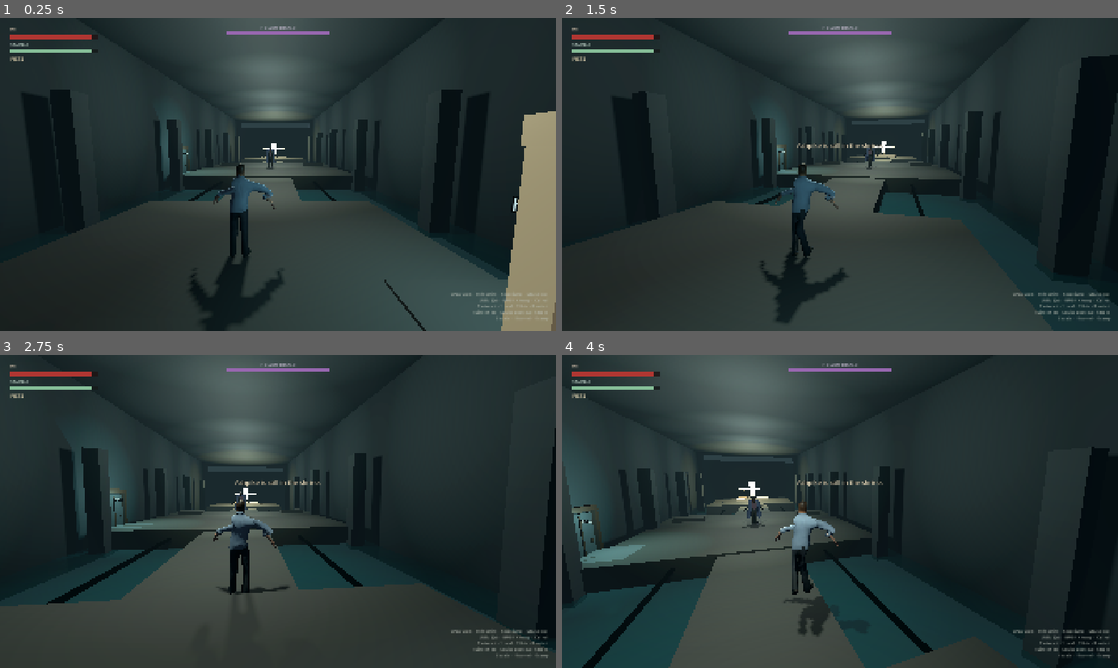
Above: before the commit, frames 1-4 (two rows, left to right).
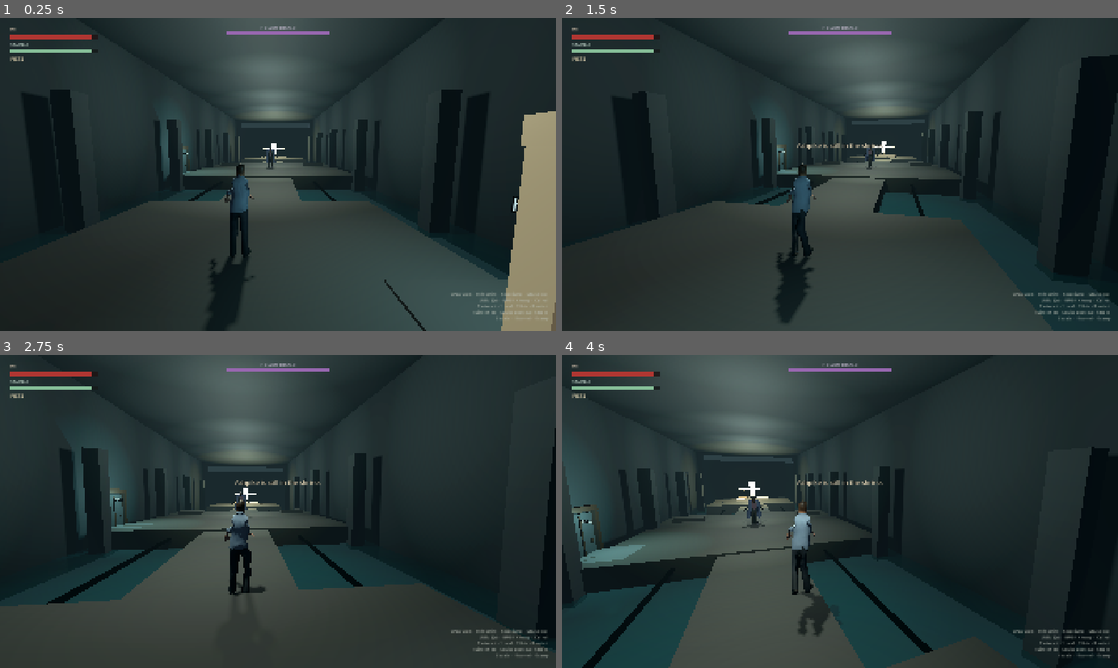
Above: after the commit, the same moments.

Repository: myat93/line7
Game: Godot game, scene res://main.tscn
The game is run twice, just before and just after one commit, with the same random seed, the same clock (stepped at 60 frames per second) and the same inputs.
Inputs (mouse positions are in pixels of both pictures, inside the frame that each line leads up to):
- Up to frame 1 (0.25 s): no input
- Up to frame 2 (1.5 s): tap Enter at 0.5 s; move the mouse to (867, 174) at 0.52 s; hold Shift (sprint) 0.53-1.28 s; hold W (move_forward) from 0.53 s (still down); click (867, 174) at 0.67 s; tap Space (jump) at 0.77 s; move the mouse to (812, 174) at 1.27 s; tap 1 (bind_ashpike) at 1.35 s
- Up to frame 3 (2.75 s): keep holding W (move_forward); tap Space (jump) at 1.52 s; tap Shift (sprint) at 1.55, 2.3 s; move the mouse to (289, 505) at 2.02 s; hold 2 (bind_fists) from 2.03 s (still down)
- Up to frame 4 (4 s): keep holding W (move_forward); move the mouse to (834, 517) at 2.77 s; release 2 (bind_fists) at 2.78 s; right-click (834, 517) at 2.85 s; click (834, 517) at 2.92 s; tap Space (jump) at 3.02, 3.77 s; tap Shift (sprint) at 3.05, 3.8 s; move the mouse to (878, 514) at 3.52 s; hold E (interact) from 3.53 s (still down)

The runs differ from the first frame. In frame 1, 0.7% of the frame differs, in the area x 34-51%, y 51-98%; in frame 2, 0.6%; in frame 3, 0.3%; in frame 4, 0.4%.

Commit message:
Tune HE idle fold extras so both arms hang off A-pose.
aim_along_y overwrote the hang with a 16° nudge that still read as
T-pose. Rest-relative fold extras drop the sleeves without collapsing
the IBM skin. Play-sim jab/heavy forward is measured from bind.

Co-authored-by: myat93 <myat93@users.noreply.github.com>

Diff:
--- a/characters/he/he.gd
+++ b/characters/he/he.gd
@@ -45,10 +45,12 @@
 
 ## Horizontal speed that keeps walk/sprint stride on the render tick.
 const LOCO_SPEED: float = 0.12
-## Modest extras drop the authored A/T-pose without stretching IBM sleeves.
-const IDLE_L_ARM := Vector3(-0.22, 0.08, 0.18)
-const IDLE_R_ARM := Vector3(-0.22, -0.08, -0.18)
-const IDLE_FORE := Vector3(0.20, 0.0, 0.0)
+## Fold extras drop A/T-pose fists toward the hips. Keep them under the
+## punch-magnitude values that pinched IBM sleeves.
+const IDLE_L_ARM := Vector3(-0.38, 0.22, 0.32)
+const IDLE_R_ARM := Vector3(0.18, -0.10, -0.16)
+const IDLE_L_FORE := Vector3(0.32, 0.08, 0.10)
+const IDLE_R_FORE := Vector3(0.22, -0.06, -0.08)
 
 
 func _ready() -> void:
@@ -484,10 +486,10 @@
 	_part_rot("Torso", Vector3(0.04, 0.0, 0.0))
 	_part_rot("Head", Vector3(-0.03, 0.0, 0.0))
 	_part_rot("L_UpperArm", IDLE_L_ARM)
-	_part_rot("L_Forearm", IDLE_FORE)
+	_part_rot("L_Forearm", IDLE_L_FORE)
 	_part_rot("L_Fist", Vector3.ZERO)
 	_part_rot("R_UpperArm", IDLE_R_ARM)
-	_part_rot("R_Forearm", IDLE_FORE)
+	_part_rot("R_Forearm", IDLE_R_FORE)
 	_part_rot("R_Fist", Vector3.ZERO)
 	_part_rot("L_Thigh", Vector3.ZERO)
 	_part_rot("L_Shin", Vector3.ZERO)
@@ -498,7 +500,6 @@
 func _pose_walk() -> void:
 	## Distance-driven stride so feet read against walk speed (no clock skate).
 	_pose_idle()
-	_pose_stride_arms(0.14)
 	_pose_stride_legs(0.62, 0.50)
 
 
@@ -507,15 +508,7 @@
 	## Legs + a tiny head nod so the run still aims down the move.
 	_pose_idle()
 	_part_rot("Head", Vector3(0.05, 0.0, 0.0))
-	_pose_stride_arms(0.18)
 	_pose_stride_legs(0.78, 0.62)
-
-
-func _pose_stride_arms(amp: float) -> void:
-	## Opposite the legs; stay modest so IBM sleeves do not stretch.
-	var swing := sin(_stride)
-	_part_rot("L_UpperArm", IDLE_L_ARM + Vector3(0.0, 0.0, swing * amp))
-	_part_rot("R_UpperArm", IDLE_R_ARM + Vector3(0.0, 0.0, -swing * amp))
 
 
 func _pose_stride_legs(thigh_amp: float, shin_amp: float) -> void:
@@ -523,7 +516,7 @@
 	## Thigh local X ≈ MeshRoot forward (abduct / planted F5 slide). Local Z is sagittal.
 	## Stance keeps mid-cycle off bind so F5 never flashes A/T-pose between strides.
 	var swing := sin(_stride)
-	var stance := 0.10
+	var stance := 0.16
 	_part_rot("L_Thigh", Vector3(0.0, 0.0, -stance - swing * thigh_amp))
 	_part_rot("R_Thigh", Vector3(0.0, 0.0, stance + swing * thigh_amp))
 	_part_rot("L_Shin", Vector3(0.0, 0.0, stance * 0.8 + maxf(-swing, 0.0) * shin_amp))
--- a/tools/play_sim.gd
+++ b/tools/play_sim.gd
@@ -118,14 +118,16 @@
 		he._moving = false
 		he.velocity = Vector3.ZERO
 		he._rig.reset_to_bind()
+		if he._rig.skeleton:
+			he._rig.skeleton.force_update_all_bone_transforms()
 		var bind_arm := he._rig.bone_pose_rotation("L_UpperArm")
+		var bind_l_fwd := he._rig.bone_world_axis("L_UpperArm", 1).dot(mesh_fwd)
+		var bind_r_fwd := he._rig.bone_world_axis("R_UpperArm", 1).dot(mesh_fwd)
 		he._update_visual_pose()
 		var idle_l := he._rig.bone_pose_rotation("L_UpperArm")
 		var idle_r := he._rig.bone_pose_rotation("R_UpperArm")
 		var idle_l_fore := he._rig.bone_pose_rotation("L_Forearm")
 		var idle_r_fore := he._rig.bone_pose_rotation("R_Forearm")
-		var idle_l_fwd := he._rig.bone_world_axis("L_UpperArm", 1).dot(mesh_fwd)
-		var idle_r_fwd := he._rig.bone_world_axis("R_UpperArm", 1).dot(mesh_fwd)
 		if idle_l.is_equal_approx(bind_arm):
 			_fail("HE idle must leave the bind A/T-pose (relaxed arms down).")
 		he.state = HE.State.ATTACK
@@ -138,7 +140,7 @@
 		if idle_l_fore.is_equal_approx(he._rig.bone_pose_rotation("L_Forearm")):
 			_fail("HE jab must fold L_Forearm (elbow), not only nudge the upper arm.")
 		var jab_fwd := he._rig.bone_world_axis("L_UpperArm", 1).dot(mesh_fwd)
-		if jab_fwd < idle_l_fwd + 0.08:
+		if jab_fwd < bind_l_fwd + 0.08:
 			_fail("HE jab L_UpperArm must swing toward MeshRoot forward.")
 		if _fist_span(he, "L_Fist") > 1.35:
 			_fail("HE jab L_Fist spaghetti — bone pose exploded the IBM skin.")
@@ -151,7 +153,7 @@
 		if idle_r_fore.is_equal_approx(he._rig.bone_pose_rotation("R_Forearm")):
 			_fail("HE heavy must fold R_Forearm (elbow) on the commit frame.")
 		var heavy_fwd := he._rig.bone_world_axis("R_UpperArm", 1).dot(mesh_fwd)
-		if heavy_fwd < idle_r_fwd + 0.08:
+		if heavy_fwd < bind_r_fwd + 0.08:
 			_fail("HE heavy R_UpperArm must commit toward MeshRoot forward.")
 		if _fist_span(he, "R_Fist") > 1.35:
 			_fail("HE heavy R_Fist spaghetti — bone pose exploded the IBM skin.")
--- a/tools/pose_dump.gd
+++ b/tools/pose_dump.gd
@@ -50,6 +50,9 @@
 	_print_forward(he, "heavy")
 	he.state = HE.State.FREE
 	he._sprinting = true
+	he._moving = true
+	he.velocity = Vector3(0.0, 0.0, Combat.SPRINT_SPEED)
+	he._stride = 0.85
 	he._update_visual_pose()
 	_dump_bones(he, "sprint")
 	_print_forward(he, "sprint")
--- a/tools/pose_shots.gd
+++ b/tools/pose_shots.gd
@@ -104,6 +104,21 @@
 	_he.camera_pivot.rotation = Vector3(_he._look_pitch, _he._look_yaw, 0.0)
 	if spring:
 		spring.spring_length = 2.7
+	await _shot("he_idle_three_quarter", func() -> void:
+		_he.state = HE.State.FREE
+		_he._sprinting = false
+		_he._moving = false
+		_he.velocity = Vector3.ZERO
+		_he._update_visual_pose()
+	)
+	await _shot("he_walk_three_quarter", func() -> void:
+		_he.state = HE.State.FREE
+		_he._sprinting = false
+		_he._moving = true
+		_he.velocity = Vector3(0.0, 0.0, Combat.WALK_SPEED)
+		_he._stride = PI * 0.5
+		_he._update_visual_pose()
+	)
 	await _shot("he_jab_three_quarter", func() -> void:
 		_he.state = HE.State.ATTACK
 		_he._attack = Combat.fists_light()
